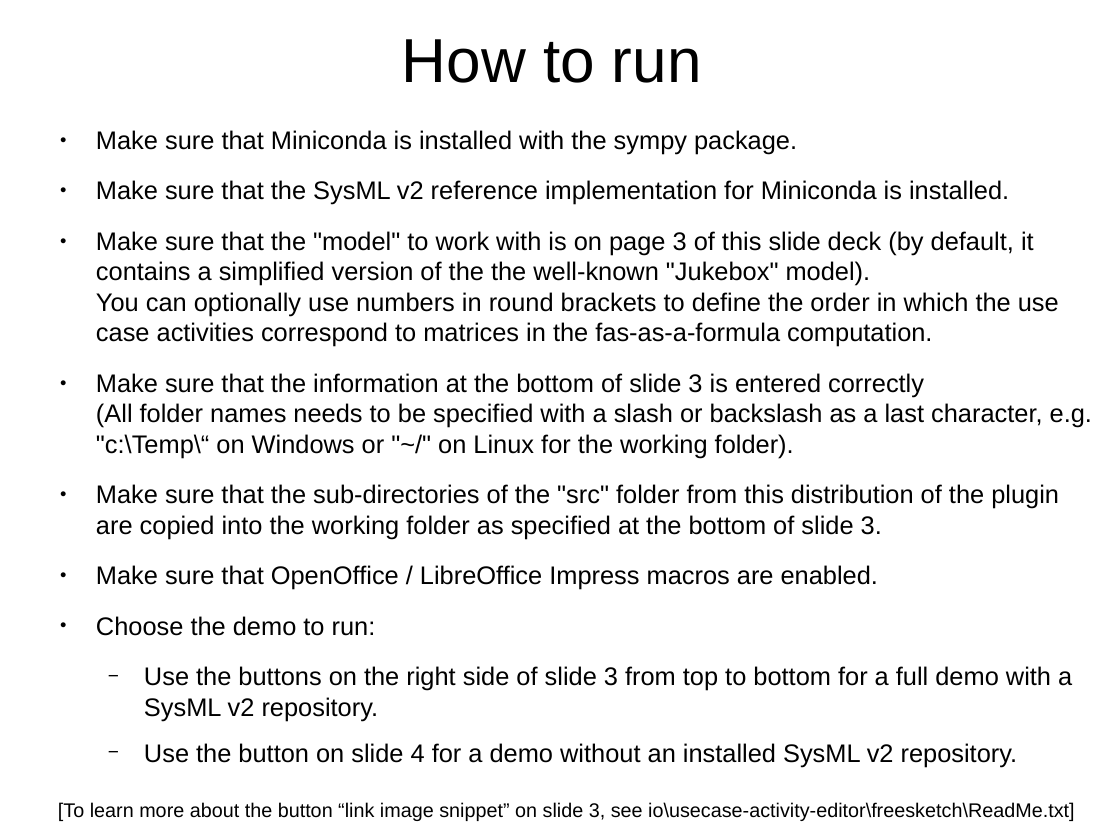
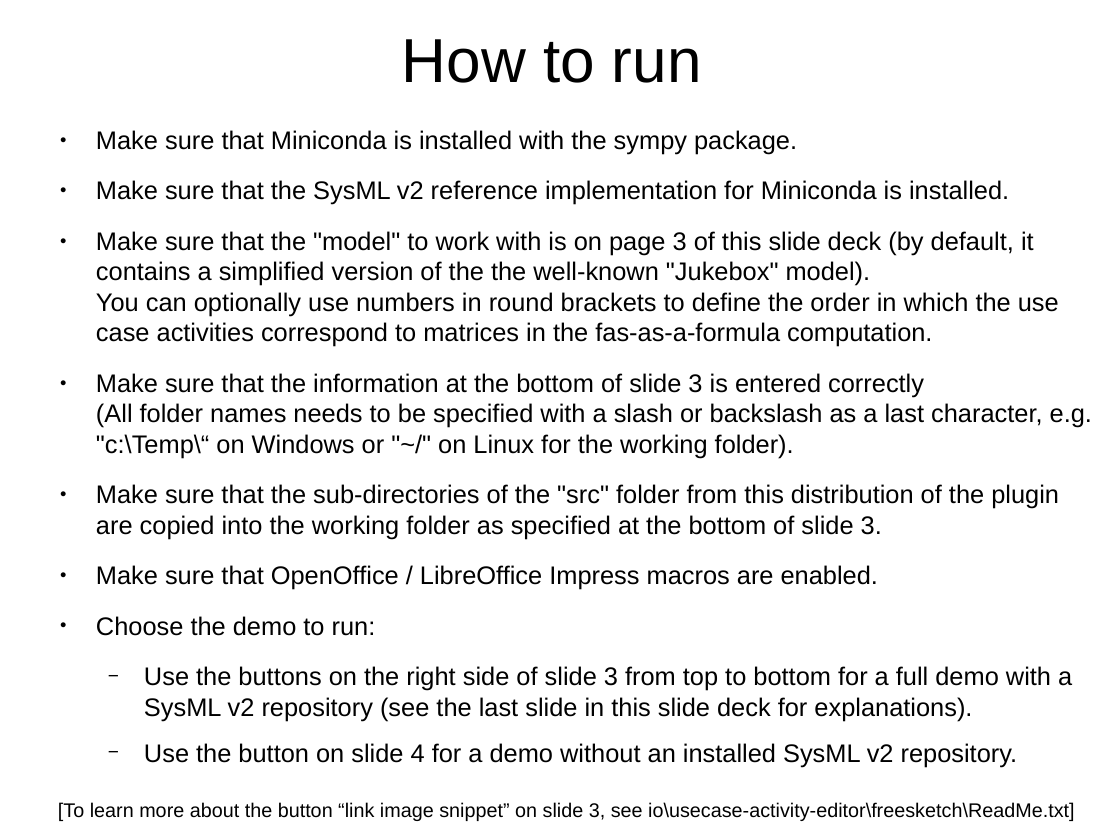
Before and after one commit to GfSE/fas4sysmlv2, a slide deck: slide 2 of src/io/usecase-activity-editor/fas_frontend.odp. Drawn at 1120x840 pixels with LibreOffice and Linux fonts; fonts in the diff are those of the drawing. Boxes give left, top, right and bottom in pixels: in the first picture for what was removed or moved away, otherwise in the second. Text is boxed around its words. In the diff, an @@ line names an element or a change of style, - is before the commit and + after.

```diff
--- a/src/io/usecase-activity-editor/fas_frontend.odp
+++ b/src/io/usecase-activity-editor/fas_frontend.odp
@@ text at bbox=[144, 666, 1072, 721]: text changed @@
-  − Use the buttons on the right side of slide 3 from top to bottom for a full demo with a SysML v2 repository.
+  − Use the buttons on the right side of slide 3 from top to bottom for a full demo with a SysML v2 repository (see the last slide in this slide deck for explanations).
```
Also in this commit, not shown: 1 slide added.
